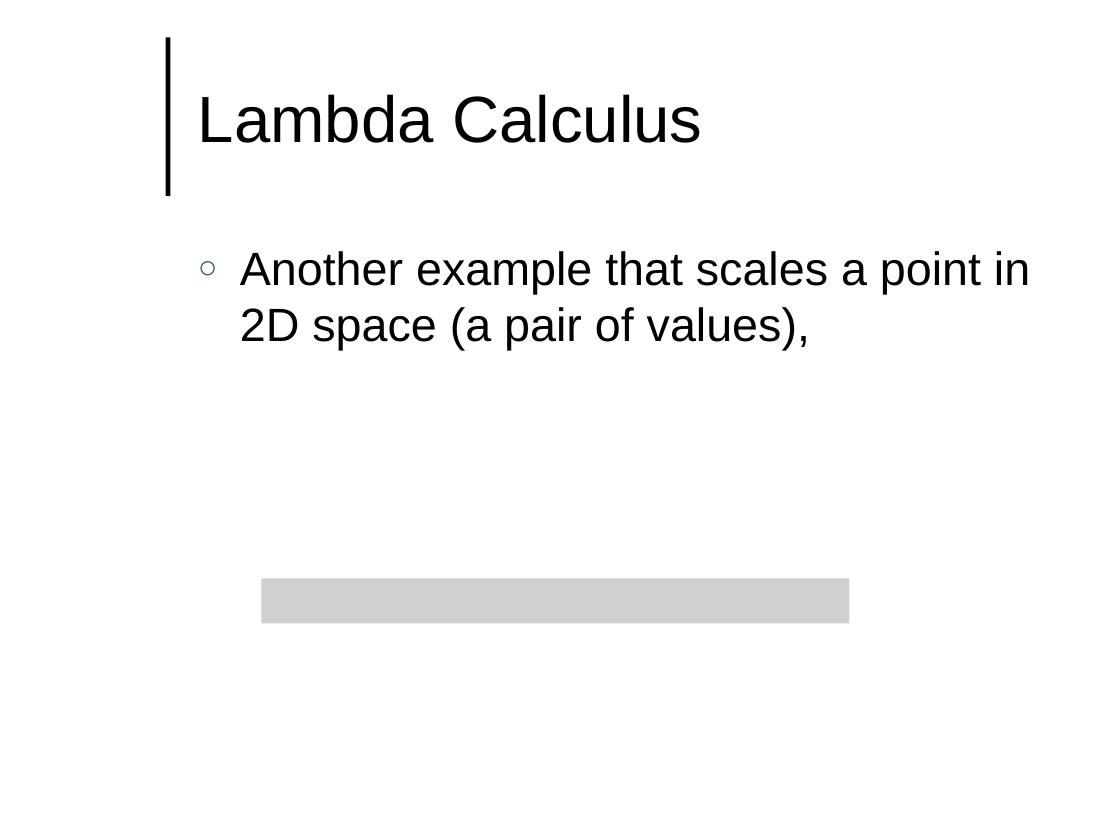
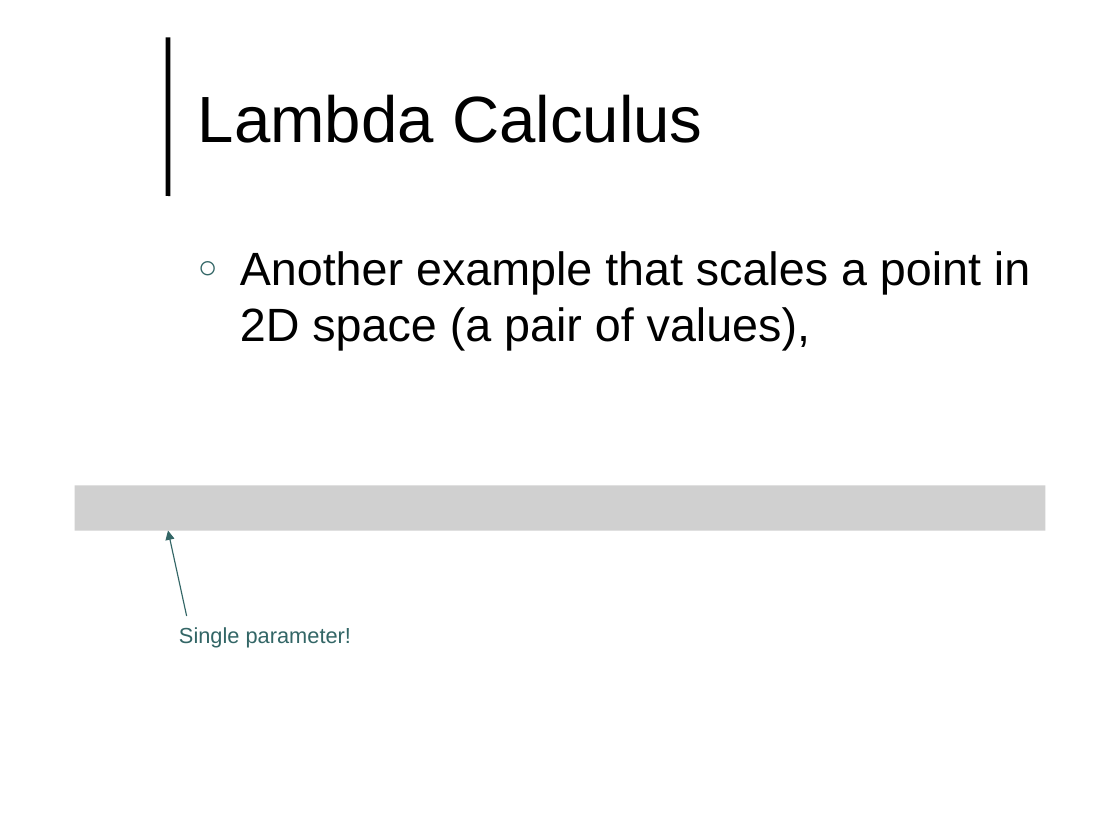
Before and after one commit to lutzhamel/CSC493, a slide deck: slide 6 of notes/csc493-ln006.pptx (slide 5 before the commit). Drawn at 1120x840 pixels with LibreOffice and Linux fonts; fonts in the diff are those of the drawing; grey boxes stand for pictures; background and template pictures are left out. Boxes give left, top, right and bottom in pixels: in the first picture for what was removed or moved away, otherwise in the second. Text is boxed around its words. In the diff, an @@ line names an element or a change of style, - is before the commit and + after.

```diff
--- a/notes/csc493-ln006.pptx
+++ b/notes/csc493-ln006.pptx
@@ picture added at (75,485,1046,530) @@
@@ arrow added from (187, 616) to (168, 531), #336666 0.75 pt @@
@@ picture removed at (261,578,849,623) @@
@@ text added at (179,627,351,648), 14 pt, text #336666 @@
+Single parameter!
```
Also in this commit, not shown: 4 other slides changed, 1 slide added, 9 other files.
